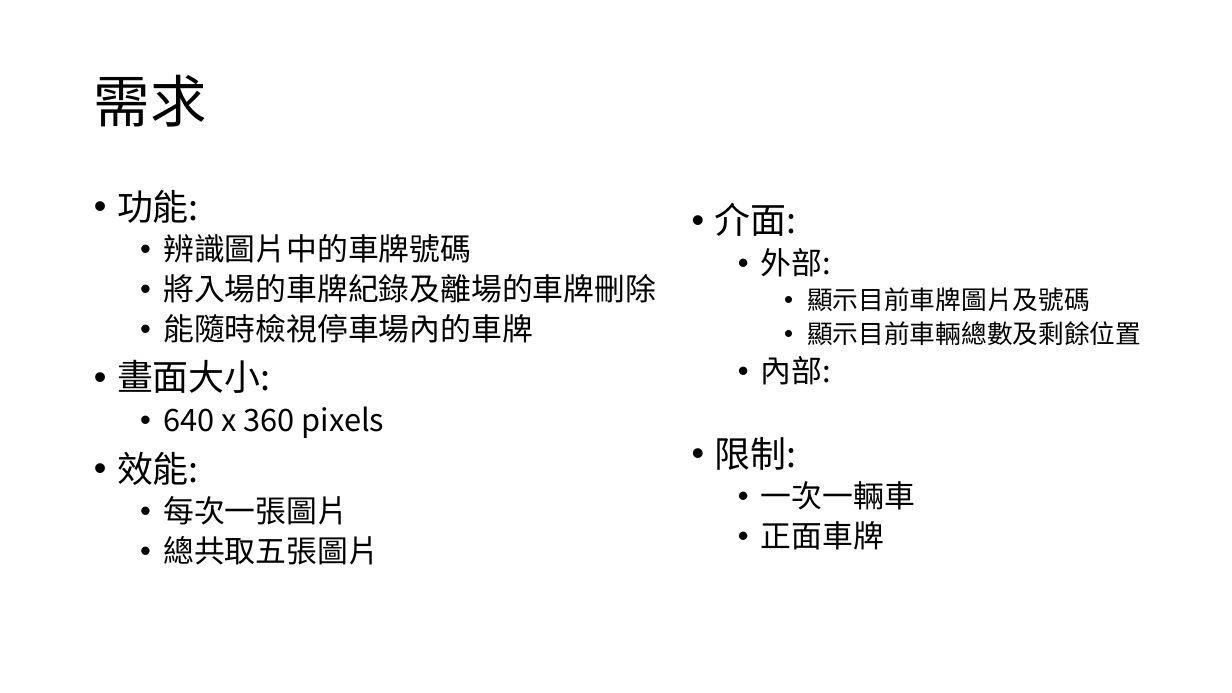
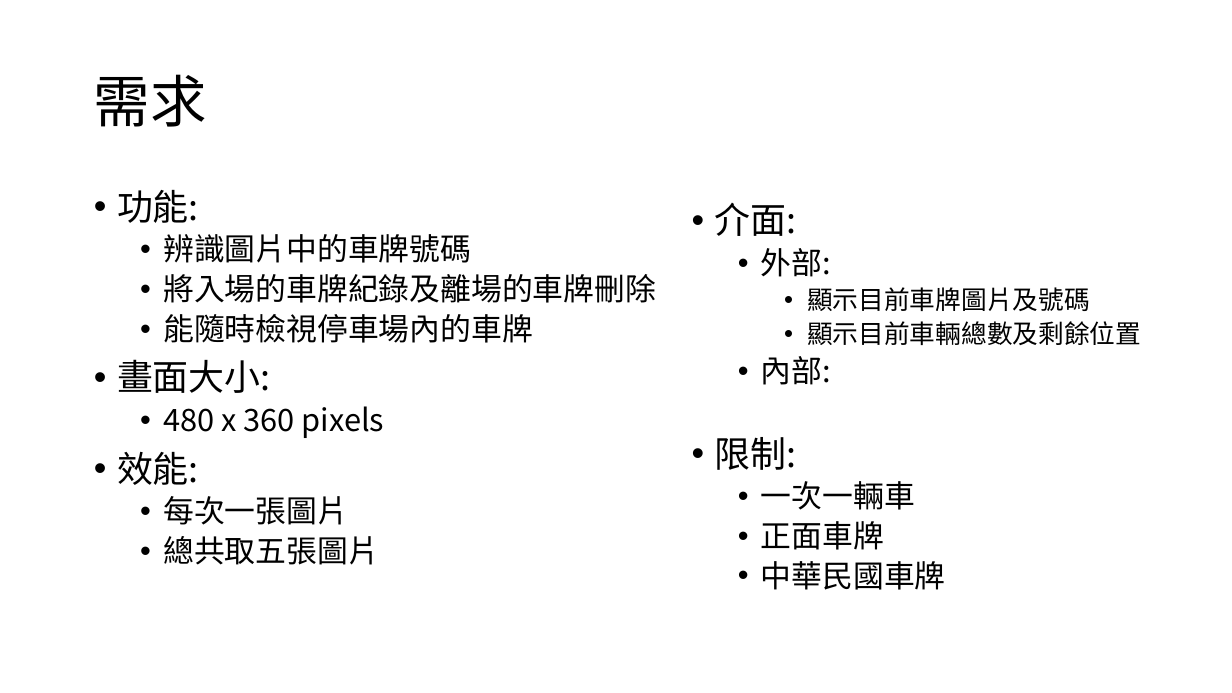
Before and after one commit to Koukya/Embedded-Image-Processing, a slide deck: slide 2 of 車牌辨識.pptx. Drawn at 1232x693 pixels with LibreOffice and Linux fonts; fonts in the diff are those of the drawing. Boxes give left, top, right and bottom in pixels: in the first picture for what was removed or moved away, otherwise in the second. Text is boxed around its words. In the diff, an @@ line names an element or a change of style, - is before the commit and + after.

```diff
--- a/車牌辨識.pptx
+++ b/車牌辨識.pptx
@@ text at (163, 406, 385, 438): text changed @@
-  • 640 x 360 pixels
+  • 480 x 360 pixels
@@ text at (761, 561, 946, 590): paragraph added @@
+  • 中華民國車牌
```
Also in this commit, not shown: 2 other slides changed.
